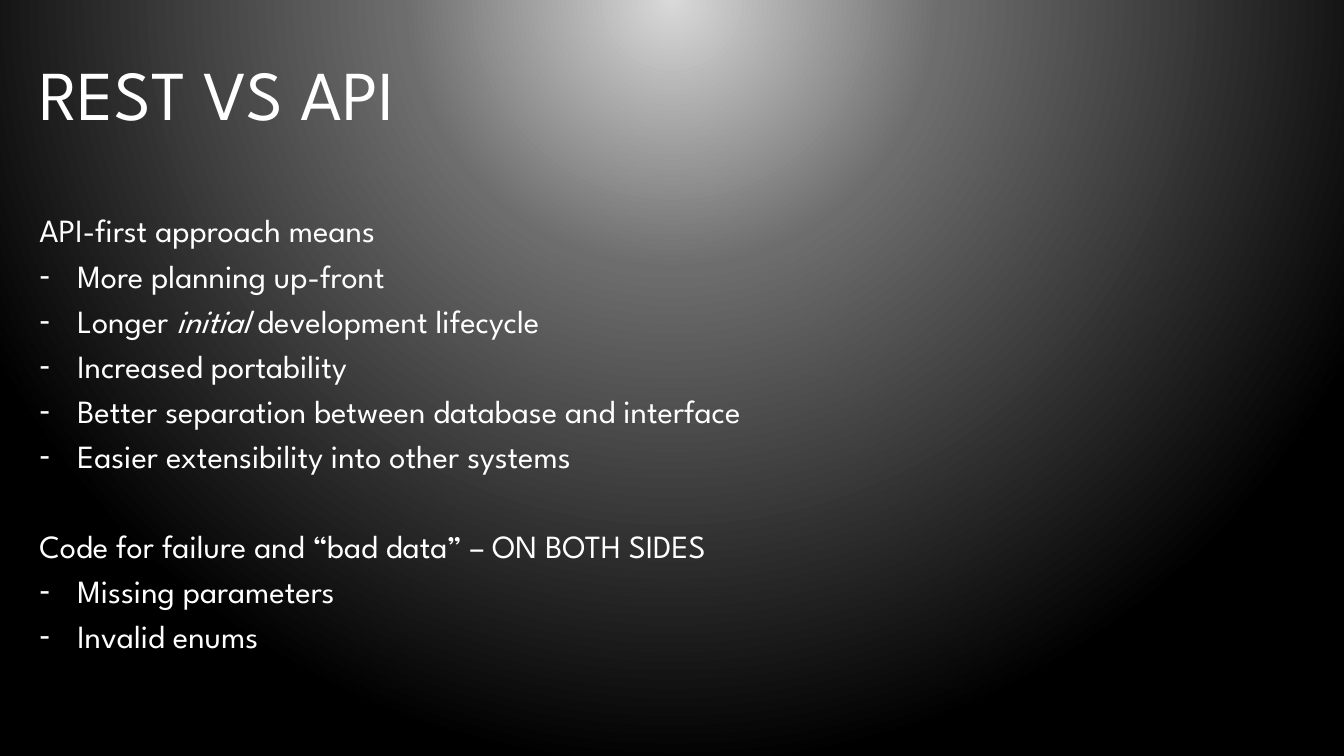
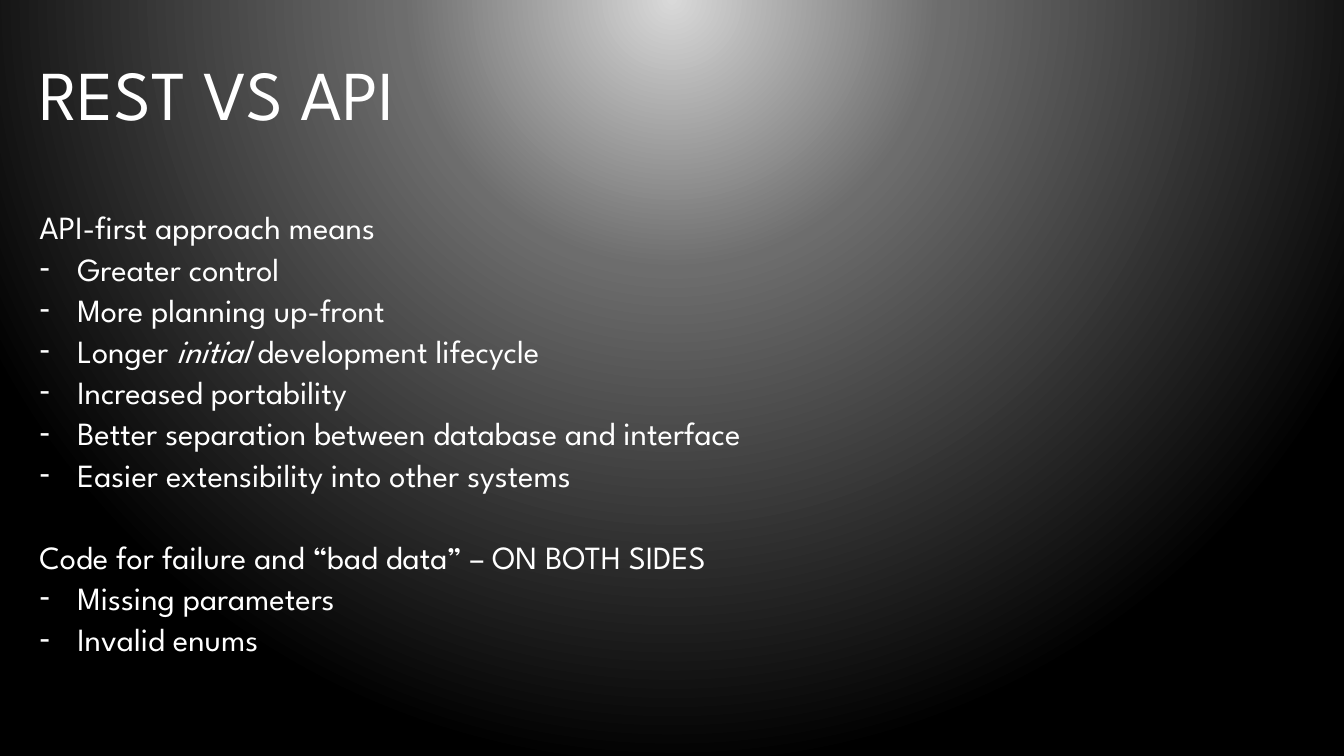
Before and after one commit to bleedingcode/domino-js-masterclass, a slide deck: slide 23 of presentation/8598 Domino and JS.pptx (slide 15 before the commit). Drawn at 1344x756 pixels with LibreOffice and Linux fonts; fonts in the diff are those of the drawing; background and template pictures are left out. Boxes give left, top, right and bottom in pixels: in the first picture for what was removed or moved away, otherwise in the second. Text is boxed around its words. In the diff, an @@ line names an element or a change of style, - is before the commit and + after.

```diff
--- a/presentation/8598 Domino and JS.pptx
+++ b/presentation/8598 Domino and JS.pptx
@@ text at <box>39,216,740,652</box>: line spacing 0.8 to 0.7 @@
@@ text at <box>77,258,279,282</box>: paragraph added @@
+– Greater control
```
Also in this commit, not shown: 11 other slides changed, 9 other files.
